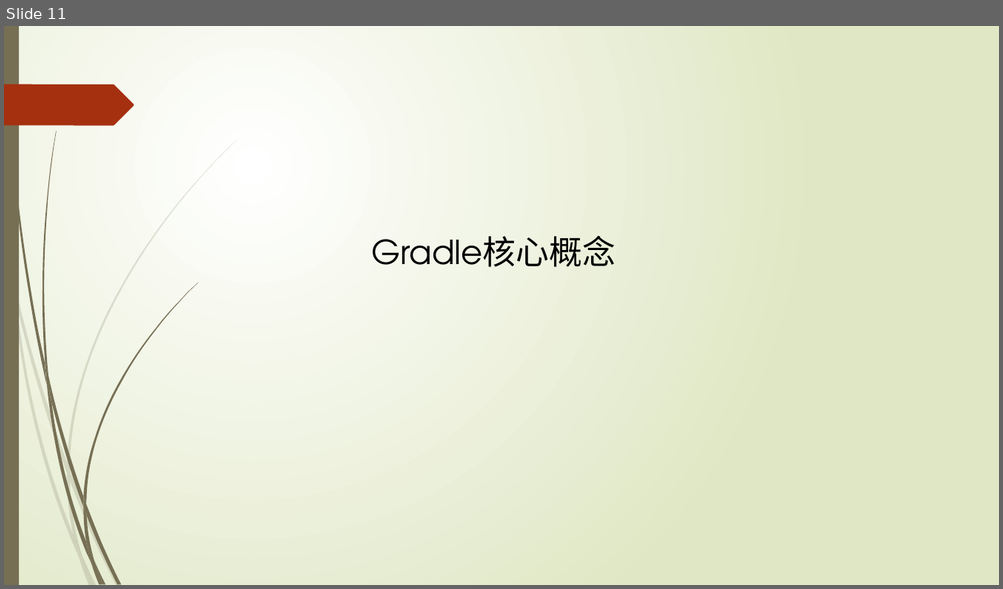
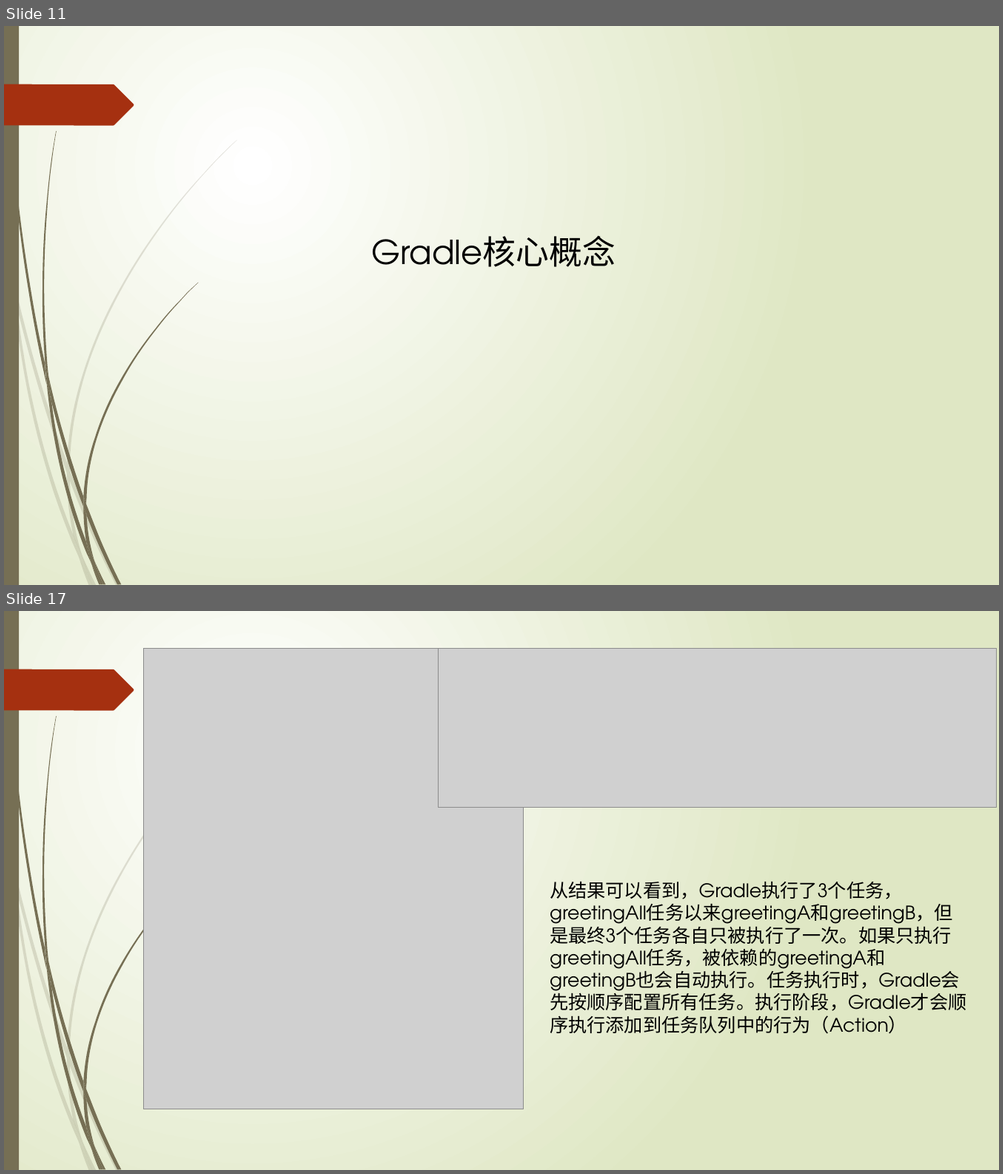
Before and after one commit to xljnc/gradle-springboot-plugin, a slide deck: doc/Gradle浅析.pptx. Shown one above the other, each under a label of ours: slide 11 before the commit, slides 11 and 17 after it; the slides between them are not shown. The pictures are 1003x589 and 1003x1174 pixels, drawn with LibreOffice and Linux fonts; fonts in the diff are those of the drawing; grey boxes stand for pictures. Boxes give left, top, right and bottom in pixels: in the first picture for what was removed or moved away, otherwise in the second. Text is boxed around its words. In the diff, an @@ line names an element or a change of style, - is before the commit and + after.

```diff
--- a/doc/Gradle浅析.pptx
+++ b/doc/Gradle浅析.pptx
@@ slide 17 added at [4, 611, 999, 1170], background gradient #FFFFFF to #DFE8C4; not listed: 24 template elements that a slide beside it also shows @@
@@ picture added at [144, 648, 523, 1110] @@
@@ picture added at [438, 648, 996, 807] @@
@@ text added at [549, 881, 966, 1034], 18 pt, text #000000 @@
+从结果可以看到，Gradle执行了3个任务， greetingAll任务以来greetingA和greetingB，但是最终3个任务各自只被执行了一次。如果只执行greetingAll任务，被依赖的greetingA和greetingB也会自动执行。任务执行时，Gradle会先按顺序配置所有任务。执行阶段，Gradle才会顺序执行添加到任务队列中的行为（Action）
```
Also in this commit, not shown: 2 slides changed, 4 other slides added.
